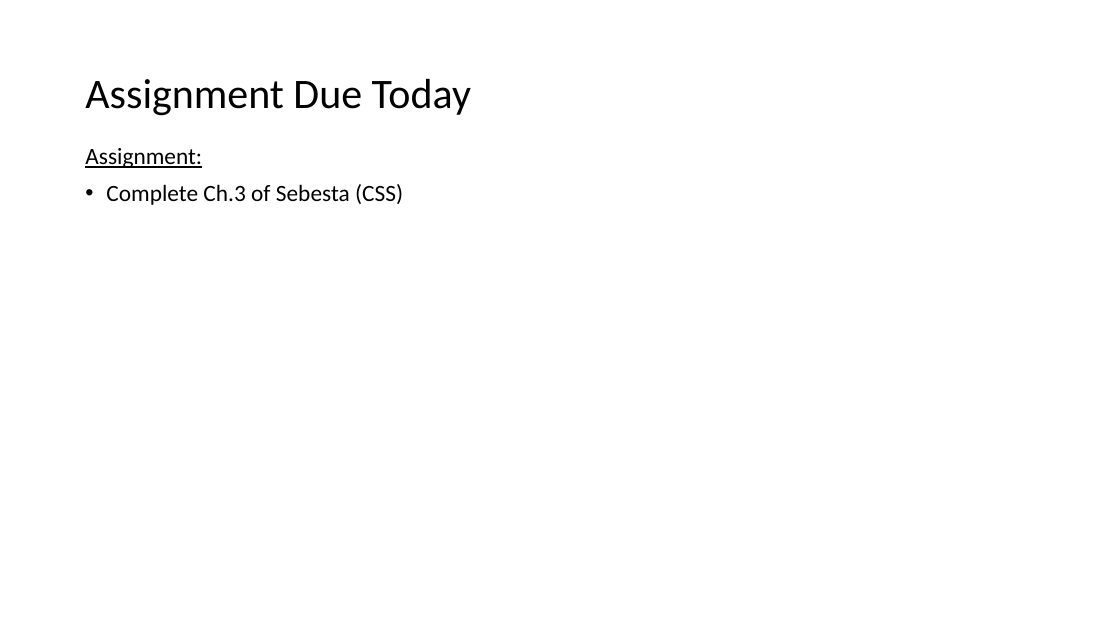
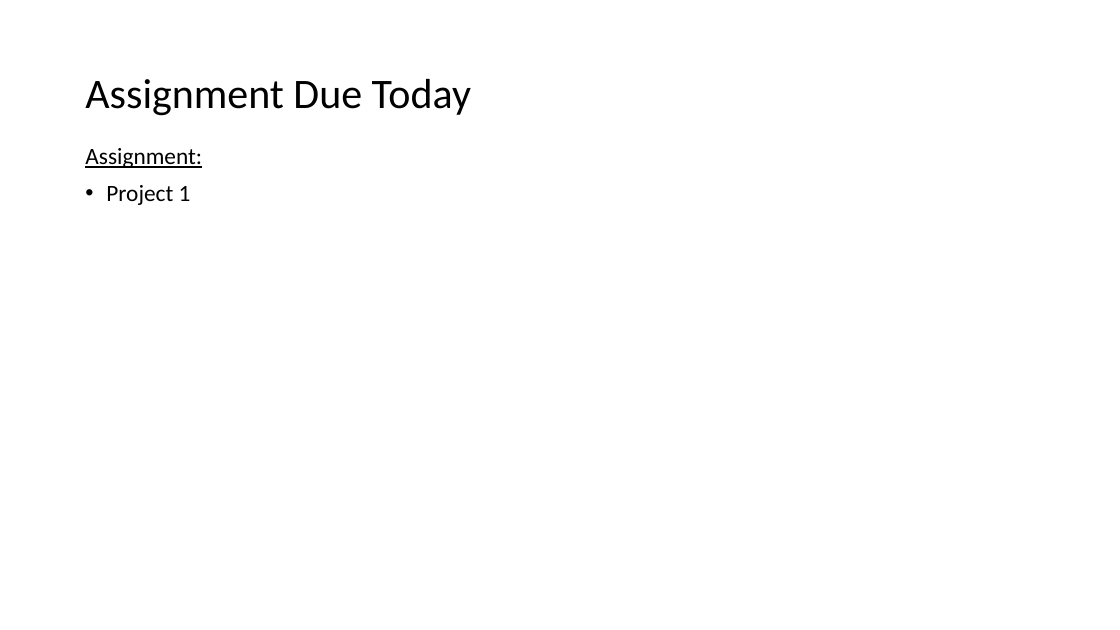
Before and after one commit to EricJPogue/www-epogue-info, a slide deck: slide 2 of CPSC-24700/Presentations/session-09.pptx. Drawn at 1120x630 pixels with LibreOffice and Linux fonts; fonts in the diff are those of the drawing. Boxes give left, top, right and bottom in pixels: in the first picture for what was removed or moved away, otherwise in the second. Text is boxed around its words. In the diff, an @@ line names an element or a change of style, - is before the commit and + after.

```diff
--- a/CPSC-24700/Presentations/session-09.pptx
+++ b/CPSC-24700/Presentations/session-09.pptx
@@ text at (106, 185, 191, 205): text changed @@
-• Complete Ch.3 of Sebesta (CSS)
+• Project 1
```
Also in this commit, not shown: 3 other slides changed, 1 slide added, 2 slides removed, 11 other files.
